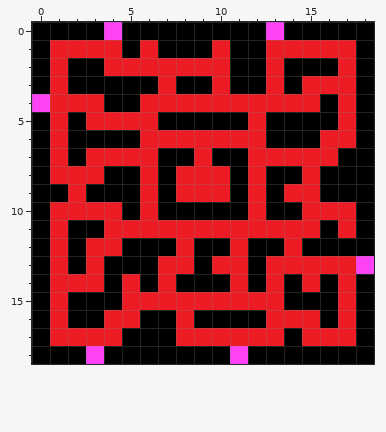
Pixel-art sprite: PacMan/Content/pacmanmap.png. Above, as it was before the edit.
The file is 19x19 pixels.
The same view after the edit:
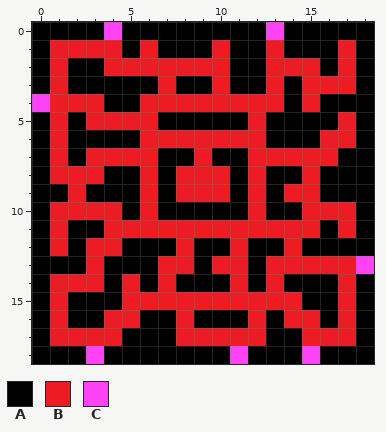
Palette (. is transparent): A #000000  B #ed1c24  C #ff42f6
Change:
@@ x 12..18 @@
  0 ACAAAAA
- 1 ABBBBBA
- 2 ABAAABA
+ 1 ABAAABA
+ 2 ABBBABA
  3 ABABBBA
- 4 BBBBABA
+ 4 BBABAAA
  5 BAAAABA
@@ x 0..18 @@
 12 ABABBAAABAABAABAAAA
-13 ABABAAABBABBABBBBBC
-14 ABBBABABAAABABABABA
-15 ABAAABBBBBBBBBAAABA
-16 ABAABBAABAAAABBBABA
-17 ABBBBAAABBBBBBABBBA
-18 AAACAAAAAAACAAAAAAA
+13 AAABAAABBABBABBBBBC
+14 ABBBABABAAABABAAABA
+15 ABAAABBBBBBBBBBAABA
+16 ABAABBAABAAABABBABA
+17 ABBBBAAABBBBBAABBBA
+18 AAACAAAAAAACAAACAAA
Where, in picture pixels (left, top, right, bottom), the same in both pictures:
changed: (284, 40, 356, 112)
changed: (50, 256, 68, 274)
changed: (248, 274, 320, 364)
